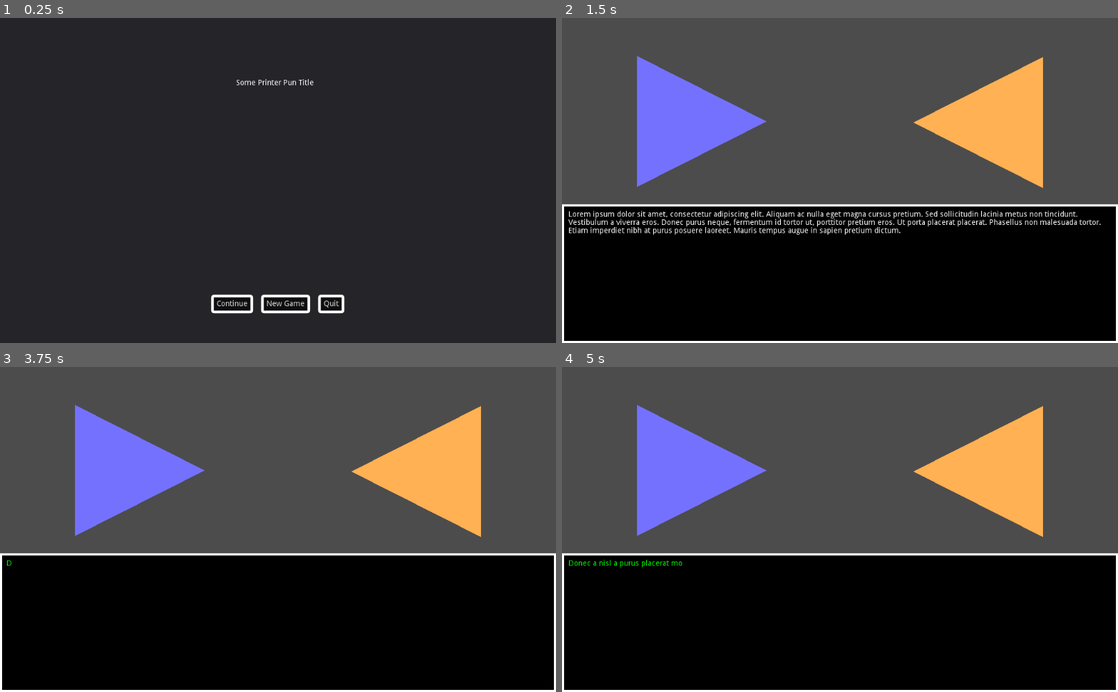
Above: before the commit, frames 1-4 (two rows, left to right).
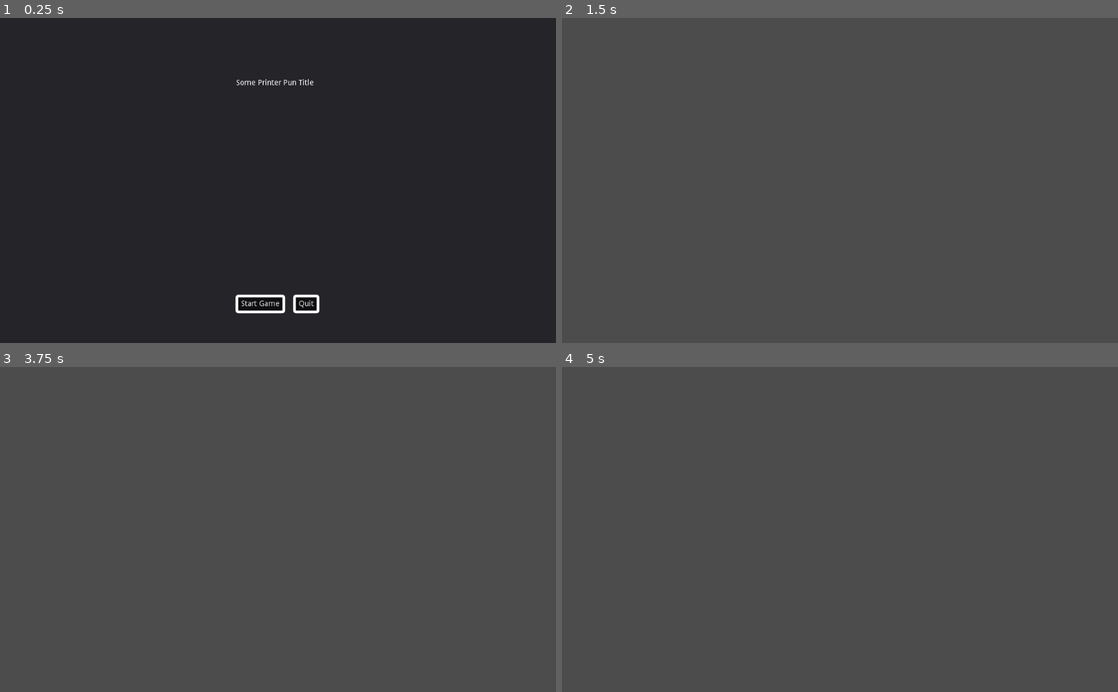
Above: after the commit, the same moments.

Repository: remmarcoux/prism
Game: Godot game, scene res://Menu/MainMenu.tscn
Same seed, same stepped clock (60 frames per second), same inputs: the game is played once before the commit and once after it. Before the commit the project has no main scene; this scene is started directly in both runs.
Inputs (mouse positions are in pixels of both pictures, inside the frame that each line leads up to):
- Up to frame 1 (0.25 s): no input
- Up to frame 2 (1.5 s): click "Continue" (after the commit: "Start Game") at 0.5 s; tap Enter (ui_accept) at 1.25 s; move the mouse to (962, 164) at 1.27 s; hold Right (ui_right) from 1.28 s (still down); click (962, 164) at 1.42 s
- Up to frame 3 (3.75 s): tap Enter (ui_accept) at 1.52, 2, 2.27, 2.75, 3.5 s; move the mouse to (166, 545) at 2.02 s; release Right (ui_right) at 2.03 s; hold Down (ui_down) 2.03-2.78 s; move the mouse to (333, 458) at 2.77 s; hold Right (ui_right) 2.78-3.53 s; move the mouse to (250, 594) at 3.52 s; hold Up (ui_up) from 3.53 s (still down); click (250, 594) at 3.67 s
- Up to frame 4 (5 s): tap Enter (ui_accept) at 3.77, 4.25, 4.52 s; move the mouse to (1006, 578) at 4.27 s; release Up (ui_up) at 4.28 s; hold Left (ui_left) from 4.28 s (still down)

The runs differ from the first frame. In frame 1, 1.0% of the frame differs, in the area x 37-62%, y 85-92%; in frame 2, 52%; in frame 3, 52%, in the area x 0-100%, y 11-100%; in frame 4, 52%.

Commit message:
Setting Main menu as the root scene

Diff:
--- a/Menu/MainMenu.gd
+++ b/Menu/MainMenu.gd
@@ -4,7 +4,9 @@
 export (PackedScene) var newGameNodePath
 
 func _ready():
-	pass
+	if !Progress.isStageCompleted(1):
+		$"ContentSafeZone/Menu buttons/Load".text = "Start Game"
+		$"ContentSafeZone/Menu buttons/New".hide()
 
 func _on_Load_pressed():
 	get_tree().change_scene_to(loadGameNodePath)
--- a/Menu/MainMenu.tscn
+++ b/Menu/MainMenu.tscn
@@ -1,19 +1,15 @@
-[gd_scene load_steps=5 format=2]
+[gd_scene load_steps=3 format=2]
 
-[ext_resource path="res://Menu/ButtonTheme.tres" type="Theme" id=1]
-[ext_resource path="res://Menu/MainMenu.gd" type="Script" id=2]
-[ext_resource path="res://Dialog/Conversation.tscn" type="PackedScene" id=3]
-[ext_resource path="res://Dialog/MessageBox.tscn" type="PackedScene" id=4]
+[ext_resource path="res://Menu/MainMenu.gd" type="Script" id=1]
+[ext_resource path="res://Menu/ButtonTheme.tres" type="Theme" id=2]
 
 [node name="MainMenu" type="Control"]
 anchor_right = 1.0
 anchor_bottom = 1.0
-script = ExtResource( 2 )
+script = ExtResource( 1 )
 __meta__ = {
 "_edit_use_anchors_": false
 }
-loadGameNodePath = ExtResource( 3 )
-newGameNodePath = ExtResource( 4 )
 
 [node name="Background" type="Panel" parent="."]
 anchor_right = 1.0
--- a/project.godot
+++ b/project.godot
@@ -27,6 +27,7 @@
 [application]
 
 config/name="Prism"
+run/main_scene="res://Menu/MainMenu.tscn"
 config/icon="res://icon.png"
 
 [autoload]
--- a/system/progress.gd
+++ b/system/progress.gd
@@ -66,6 +66,13 @@
 			_save()
 			return
 
+func isStageCompleted(stageID) -> bool:
+	for i in range(data.size()):
+		if stageID == data[i].id:
+			return data[i].isCompleted
+
+	return false
+
 # Check if you have "x" item in your inventory, can be an array
 func hasItems(items):
 	if typeof(items) == TYPE_STRING: items = [items]
Not shown: 3 places in Menu/MainMenu.tscn that only renumber resources
